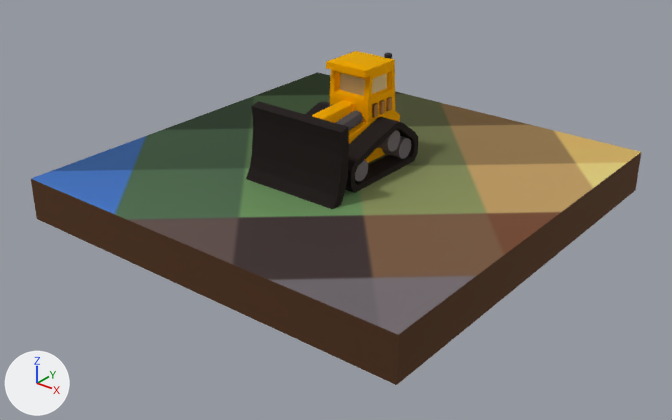
The glTF model dozer/data/dozer.glb as it was, and as the next commit left it.
Before and after are seen from a 50 mm lens placed at (9.74, -12.47, 6.74), pointed at (0.35, -0.73, -0.54). Lighting does not change. The marker at lower left points along +X, +Y and +Z. The picture after the commit comes second. Where no turn or scale is listed for an object, it has been applied to the vertices.

Objects in the first picture: 'Arm', 'Body', 'Floor', 'Tracks', 'Wheels' and 1 more.
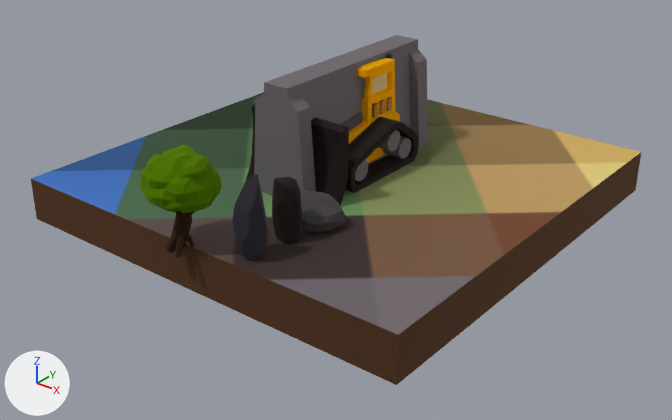
What differs and where, as boxes (x1, y1, x2, y2) in the pictures (672 x 420 px):
'Wall', added: after (254, 35, 428, 196)
'Tree.002', added (green): after (140, 145, 222, 258)
'BigRock', added: after (232, 174, 268, 261)
'BigRock.001', added: after (272, 177, 302, 245)
'Rock.001', added: after (300, 190, 346, 232)
'Arm', unchanged, covered by the edit: before (246, 101, 363, 209); after (246, 104, 363, 205)

Diff of the bpy script that builds the scene:
```diff
--- a/dozer/data/dozer.glb.py
+++ b/dozer/data/dozer.glb.py
@@ me_tmprni_vos8_ply_002 @@
+me_tmprni_vos8_ply_002.from_pydata(...)  # 166 vertices, 328 faces; spans x -0.489..0.478, y -0.44..0.42, z -0.251..0.296
+me_tmprni_vos8_ply_002.materials.append(mat_knightmaterial)  # picture img_knighimage
@@ me_tmprni_vos8_ply_006 @@
+me_tmprni_vos8_ply_006.from_pydata(...)  # 2132 vertices, 4208 faces; spans x -0.59..0.59, y -0.55..0.64, z 0.0..1.57
+me_tmprni_vos8_ply_006.materials.append(mat_knightmaterial)  # picture img_knighimage
@@ me_cylinder_001_material_002_0 @@
+me_cylinder_001_material_002_0.from_pydata(...)  # 62 vertices, 120 faces; spans x -0.222..0.233, y -0.231..0.233, z -0.503..0.503
+me_cylinder_001_material_002_0.materials.append(mat_knightmaterial)  # picture img_knighimage
@@ me_sphere_005_material_001_0 @@
+me_sphere_005_material_001_0.from_pydata(...)  # 66 vertices, 128 faces; spans x -0.299..0.24, y -0.215..0.237, z -0.526..0.851
+me_sphere_005_material_001_0.materials.append(mat_knightmaterial)  # picture img_knighimage
@@ me_cube @@
+me_cube.from_pydata(...)  # 44 vertices, 78 faces; spans x -0.58..0.58, y -1.85..1.85, z 0.0..2.0
+me_cube.materials.append(mat_knightmaterial)  # picture img_knighimage
@@ ob_rock_001 @@
+ob_rock_001 = bpy.data.objects.new('Rock.001', me_tmprni_vos8_ply_002)
+ob_rock_001.location = (1.11, -2.22, 0.22)
@@ ob_tree_002 @@
+ob_tree_002 = bpy.data.objects.new('Tree.002', me_tmprni_vos8_ply_006)
+ob_tree_002.location = (-0.01, -4.04, -0.01)
@@ ob_bigrock_001 @@
+ob_bigrock_001 = bpy.data.objects.new('BigRock.001', me_cylinder_001_material_002_0)
+ob_bigrock_001.location = (1.11, -2.88, 0.5)
@@ ob_bigrock @@
+ob_bigrock = bpy.data.objects.new('BigRock', me_sphere_005_material_001_0)
+ob_bigrock.location = (1.09, -3.65, 0.51)
@@ ob_wall @@
+ob_wall = bpy.data.objects.new('Wall', me_cube)
+ob_wall.location = (0.0, 0.0, 0.0)
```
